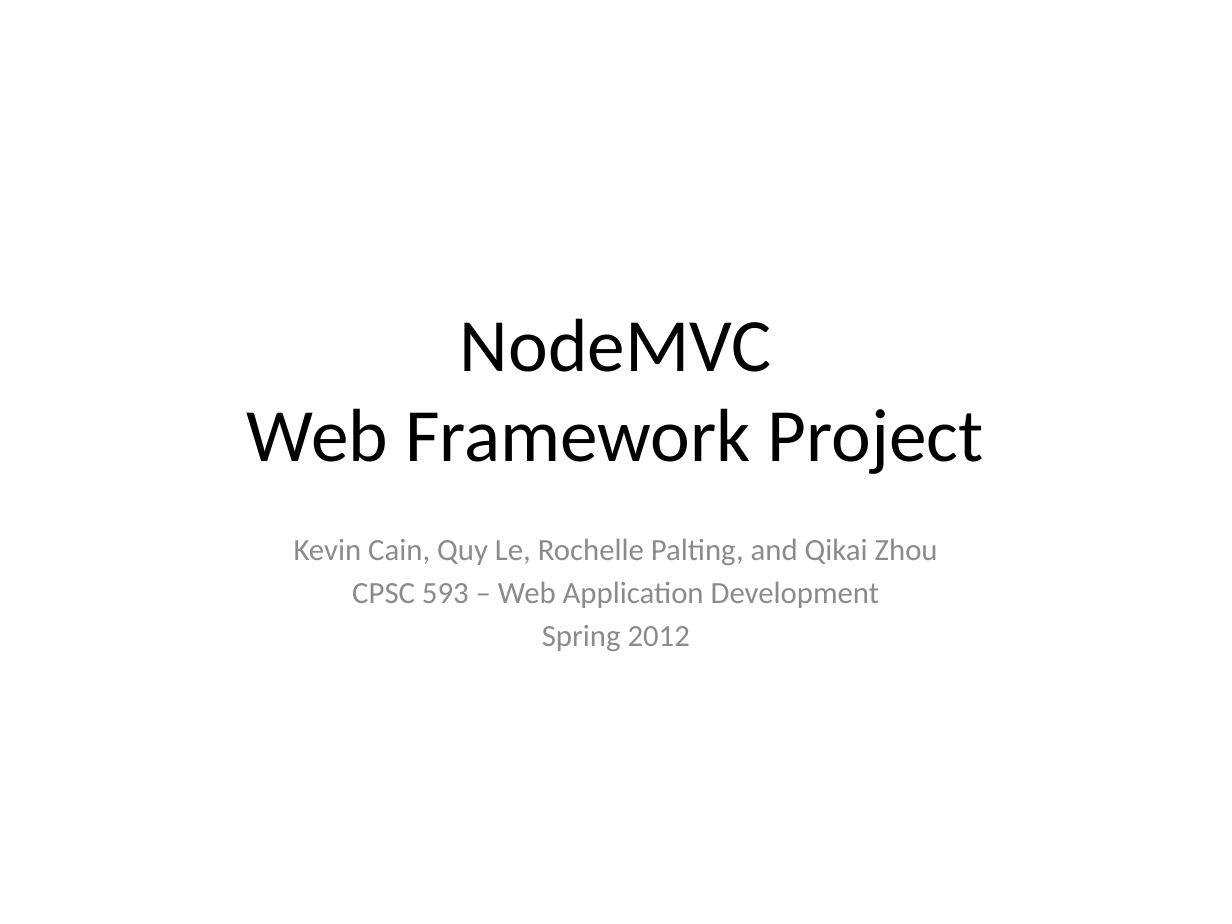
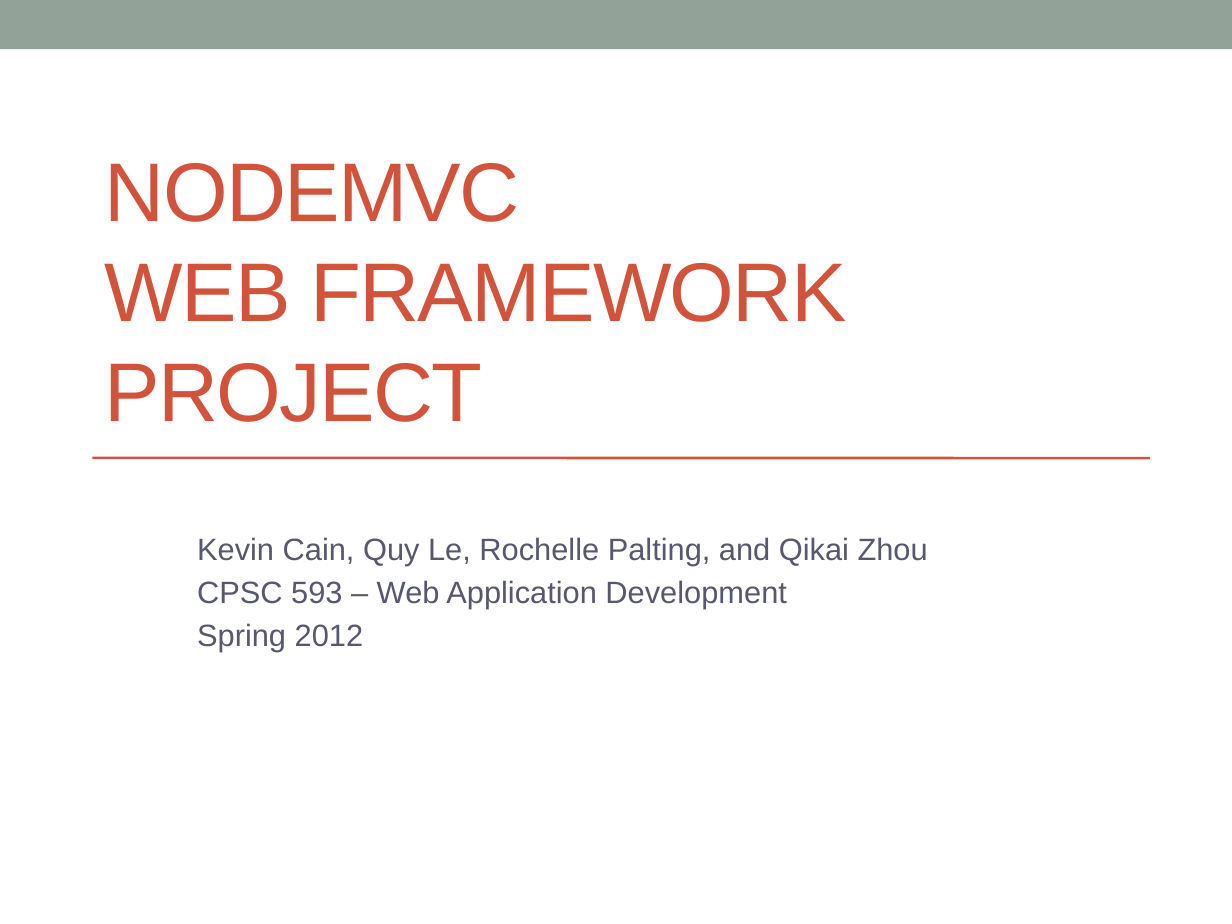
Before and after one commit to nodemvc/node-mvc, a slide deck: slide 1 of Documents/nodeMvcPresentation.pptx. Drawn at 1232x924 pixels with LibreOffice and Linux fonts; fonts in the diff are those of the drawing. Boxes give left, top, right and bottom in pixels: in the first picture for what was removed or moved away, otherwise in the second. Text is boxed around its words. In the diff, an @@ line names an element or a change of style, - is before the commit and + after.

```diff
--- a/Documents/nodeMvcPresentation.pptx
+++ b/Documents/nodeMvcPresentation.pptx
@@ rectangle added at (x1=0, y1=0, x2=1232, y2=49), fill #93A299 @@
@@ title "NODEMVC WEB FRAMEWORK PROJECT" at (x1=105, y1=163, x2=846, y2=422): vertical alignment middle to bottom @@
@@ title at (x1=105, y1=163, x2=846, y2=422): text changed; size 44 to 48.6 pt; font Calibri to Arial; text colour #000000 to #D2533C @@
-NodeMVC
-Web Framework Project
+NODEMVC
+WEB FRAMEWORK PROJECT
@@ line added from (92, 458) to (1149, 458), #D2533C 1.5 pt @@
@@ subtitle "Kevin Cain, Quy Le, Rochelle ..." at (x1=197, y1=537, x2=928, y2=652): font Calibri to Arial, text colour #8C8C8C to #57576E; alignment centre to left @@
```
Also in this commit, not shown: 7 other slides changed, 6 slides added, 4 slides removed.
